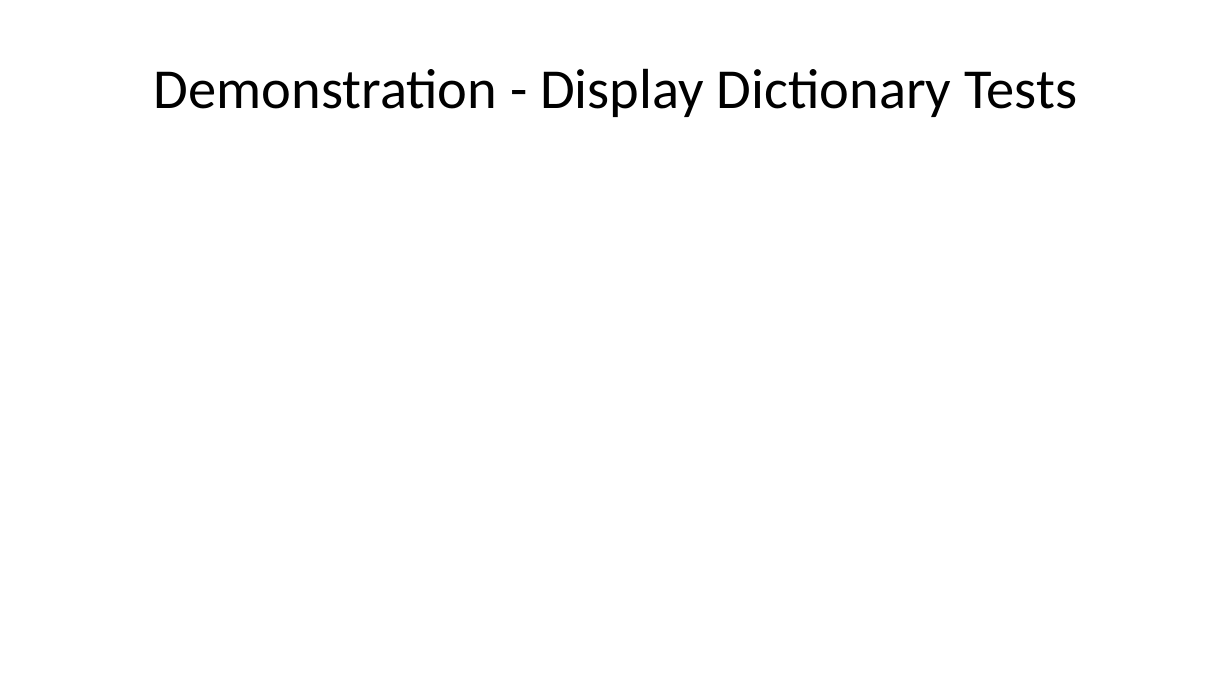
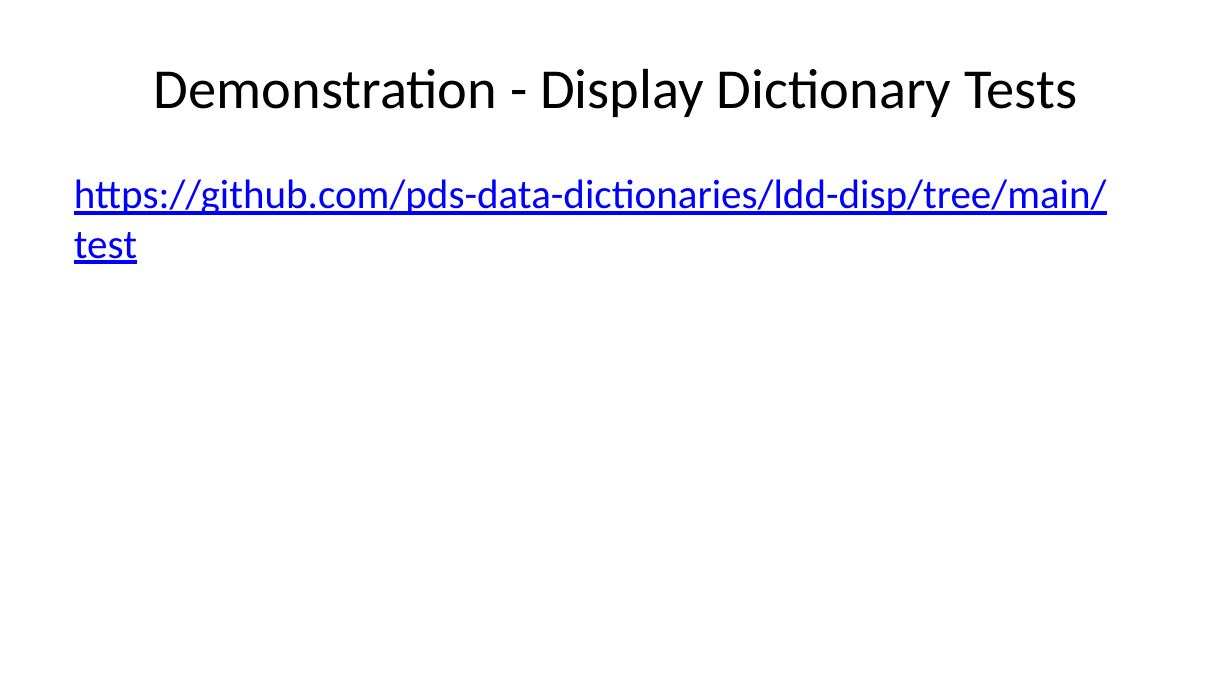
Before and after one commit to sbn-psi/dmsp, a slide deck: slide 10 of LDDTesting/stone-LDDTestingPrinciples.pptx. Drawn at 1232x693 pixels with LibreOffice and Linux fonts; fonts in the diff are those of the drawing. Boxes give left, top, right and bottom in pixels: in the first picture for what was removed or moved away, otherwise in the second. Text is boxed around its words. In the diff, an @@ line names an element or a change of style, - is before the commit and + after.

Commit message:
Added URLs to test locations

```diff
--- a/LDDTesting/stone-LDDTestingPrinciples.pptx
+++ b/LDDTesting/stone-LDDTestingPrinciples.pptx
@@ text added at (74, 179, 1107, 264), 24 pt, text #0000FF, underline @@
+https://github.com/pds-data-dictionaries/ldd-disp/tree/main/test
```
Also in this commit, not shown: 4 other slides changed, 1 other file.
